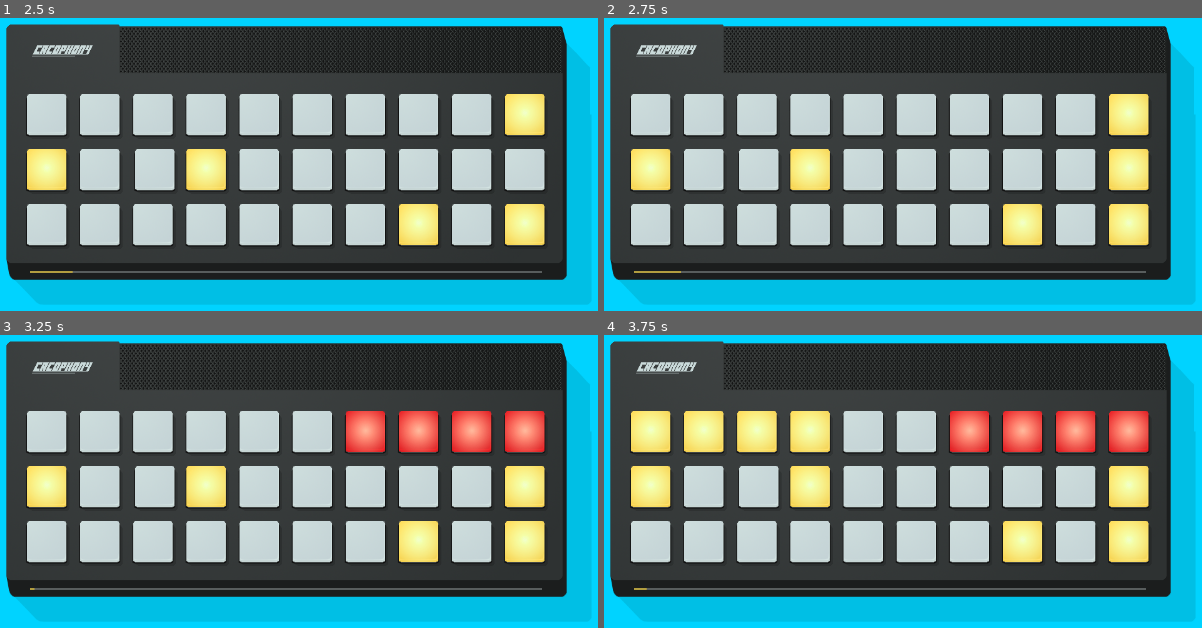
Above: before the commit, frames 1-4 (two rows, left to right).
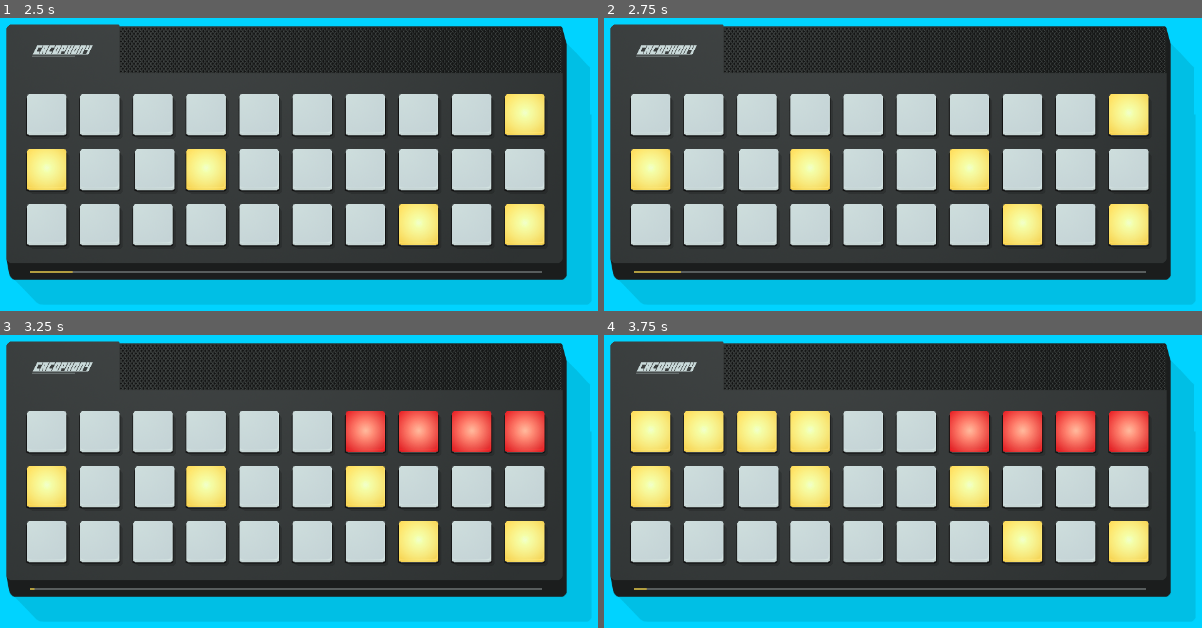
Above: after the commit, the same moments.

Repository: winterbeak/cacophony-t35x
Game: Godot game, scene res://scenes/Main.tscn
Same seed, same stepped clock (60 frames per second), same inputs: the game is played once before the commit and once after it.
Inputs:
- Up to frame 1 (2.5 s): tap Enter at 1.25 s; tap Space at 2 s
- Up to frame 2 (2.75 s): no input
- Up to frame 3 (3.25 s): no input
- Up to frame 4 (3.75 s): no input

Frame 1 is identical in both runs. In frame 2, 1.8% of the frame differs, in the area x 57-92%, y 44-59%; in frame 3, 1.8%; in frame 4, 1.8%.

Commit message:
Swap position of once component and number component

Diff:
--- a/Analog Cacophony/scenes/Grid.tscn
+++ b/Analog Cacophony/scenes/Grid.tscn
@@ -15,7 +15,6 @@
 [ext_resource path="res://scenes/components/MemoryComponent.tscn" type="PackedScene" id=13]
 [ext_resource path="res://scenes/components/CadenceComponent.tscn" type="PackedScene" id=14]
 
-
 [node name="Grid" type="Node2D"]
 script = ExtResource( 2 )
 
@@ -31,11 +30,11 @@
 
 [node name="CountComponent" parent="." instance=ExtResource( 8 )]
 
-[node name="OnceComponent" parent="." instance=ExtResource( 10 )]
+[node name="NumberComponent" parent="." instance=ExtResource( 9 )]
 
 [node name="ParityComponent" parent="." instance=ExtResource( 7 )]
 
-[node name="NumberComponent" parent="." instance=ExtResource( 9 )]
+[node name="OnceComponent" parent="." instance=ExtResource( 10 )]
 
 [node name="MemoryComponent" parent="." instance=ExtResource( 13 )]
 
--- a/Analog Cacophony/scenes/components/NumberComponent.tscn
+++ b/Analog Cacophony/scenes/components/NumberComponent.tscn
@@ -13,7 +13,7 @@
 script = ExtResource( 1 )
 
 [node name="Light" parent="." index="1" instance=ExtResource( 3 )]
-key = "S"
+key = "j"
 
 [node name="One" type="AudioStreamPlayer2D" parent="." index="3"]
 stream = ExtResource( 7 )
--- a/Analog Cacophony/scenes/components/OnceComponent.tscn
+++ b/Analog Cacophony/scenes/components/OnceComponent.tscn
@@ -8,4 +8,4 @@
 script = ExtResource( 2 )
 
 [node name="Light" parent="." index="1" instance=ExtResource( 3 )]
-key = "j"
+key = "S"
--- a/Analog Cacophony/scripts/Grid.gd
+++ b/Analog Cacophony/scripts/Grid.gd
@@ -31,9 +31,9 @@
 
 	$VolumeComponent.position.x = Constants.LIGHT_DISTANCE_HORIZ
 	$CountComponent.position.x = Constants.LIGHT_DISTANCE_HORIZ * 3
-	$OnceComponent.position.x = Constants.LIGHT_DISTANCE_HORIZ * 6
+	$NumberComponent.position.x = Constants.LIGHT_DISTANCE_HORIZ * 6
 	$ParityComponent.position.x = Constants.LIGHT_DISTANCE_HORIZ * 7
-	$NumberComponent.position.x = Constants.LIGHT_DISTANCE_HORIZ * 9
+	$OnceComponent.position.x = Constants.LIGHT_DISTANCE_HORIZ * 9
 
 	# Row 3 position setting
 	for component in rows[2]:
